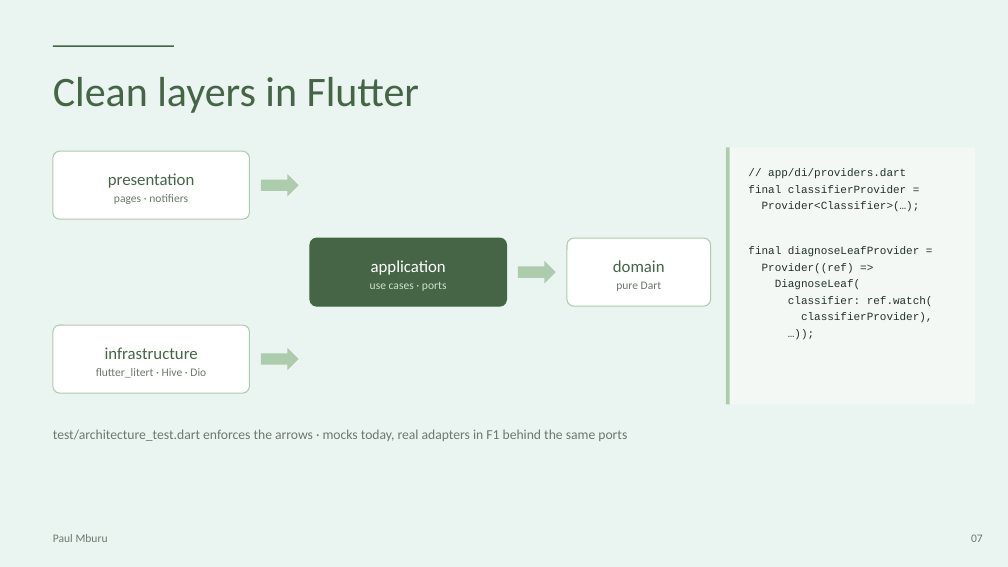
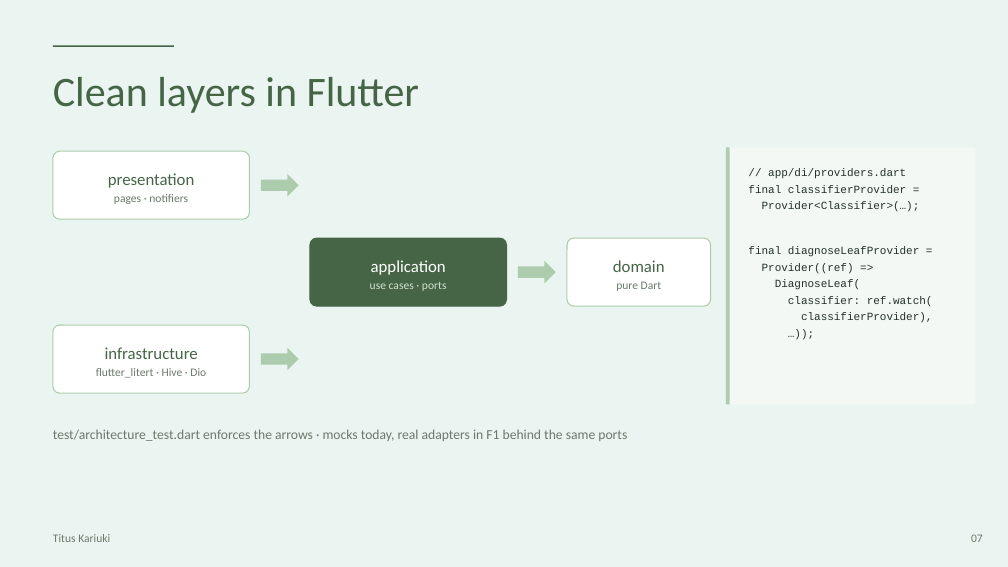
Before and after one commit to Paulmburu/ai-crop-disease-platform, a slide deck: slide 7 of docs/presentation/LeafCheck_FlutterconKE.pptx. Drawn at 1008x567 pixels with LibreOffice and Linux fonts; fonts in the diff are those of the drawing. Boxes give left, top, right and bottom in pixels: in the first picture for what was removed or moved away, otherwise in the second. Text is boxed around its words. In the diff, an @@ line names an element or a change of style, - is before the commit and + after.

```diff
--- a/docs/presentation/LeafCheck_FlutterconKE.pptx
+++ b/docs/presentation/LeafCheck_FlutterconKE.pptx
@@ text at (53,534,110,542): text changed @@
-Paul Mburu
+Titus Kariuki
```
Also in this commit, not shown: 11 other slides changed, 1 slide added, 3 other files.
